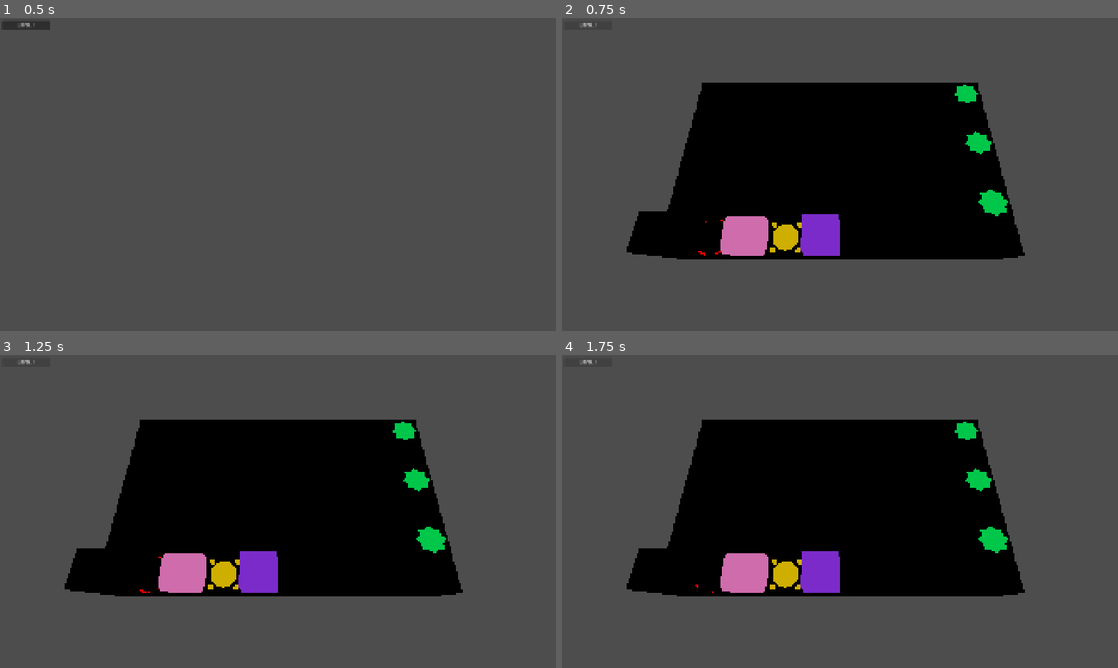
Above: before the commit, frames 1-4 (two rows, left to right).
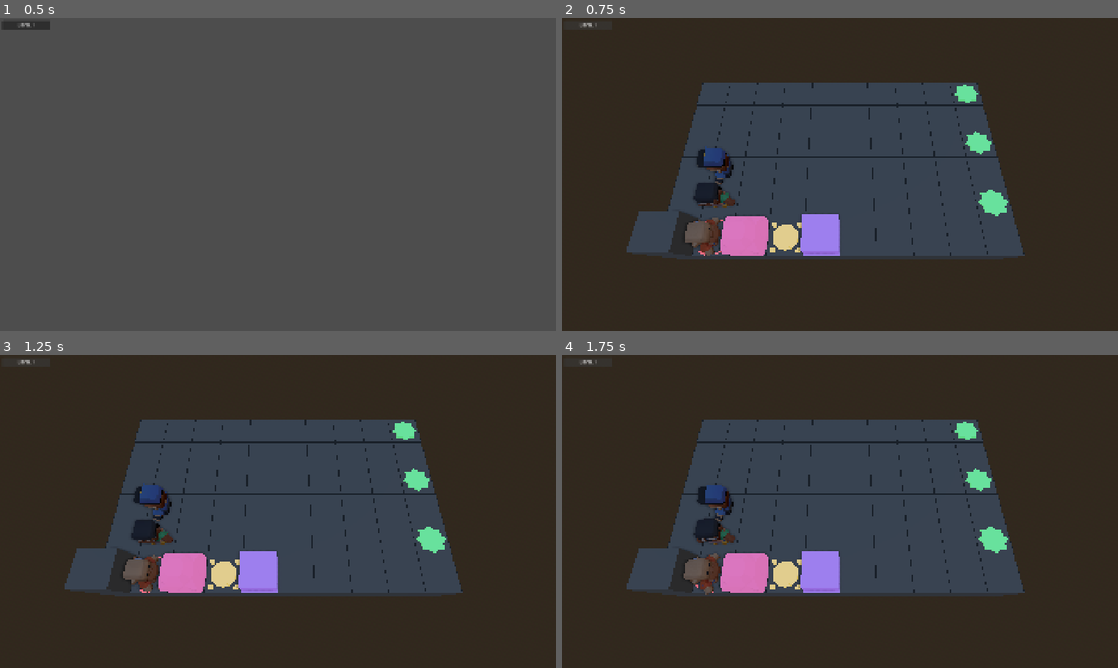
Above: after the commit, the same moments.

Repository: ggestein/jigsaw-of-the-sinking-star
Game: Godot game, scene res://scenes/tests/test_level_with_theme.tscn
Two runs of this game, one before a commit and one after it. Both use one fixed random seed, a clock stepped at 60 frames per second and the inputs below. This scene is started directly instead of the project's main scene.
Inputs:
- Up to frame 1 (0.5 s): no input
- Up to frame 2 (0.75 s): click "LEVEL 1" at 0.5 s
- Up to frame 3 (1.25 s): no input
- Up to frame 4 (1.75 s): click "LEVEL 1" at 1.25 s

Frame 1 is identical in both runs. In frame 2, 99% of the frame differs, in the area x 0-100%, y 0-100%; in frame 3, 99%; in frame 4, 99%.

Commit message:
add default world env for non-bg main game scene

Diff:
--- a/scenes/backgrounds/bg_1.tscn
+++ b/scenes/backgrounds/bg_1.tscn
@@ -17,25 +17,7 @@
 [ext_resource type="PackedScene" uid="uid://3bhv0tsiirde" path="res://arts/kenney_castle_kit/wall-narrow-wood-fence.glb" id="13_qorer"]
 [ext_resource type="PackedScene" uid="uid://bwjvj5wsrk2ce" path="res://arts/kenney_castle_kit/tower-square-base.glb" id="14_xaead"]
 [ext_resource type="PackedScene" uid="uid://bo048vwyduwjp" path="res://arts/kenney_castle_kit/tower-square-base-border.glb" id="15_uvacq"]
-
-[sub_resource type="ProceduralSkyMaterial" id="ProceduralSkyMaterial_5eusw"]
-
-[sub_resource type="Sky" id="Sky_8ldlj"]
-sky_material = SubResource("ProceduralSkyMaterial_5eusw")
-
-[sub_resource type="Environment" id="Environment_se8m8"]
-background_mode = 2
-sky = SubResource("Sky_8ldlj")
-ambient_light_source = 3
-ambient_light_color = Color(1, 1, 1, 1)
-ambient_light_energy = 0.0
-ssao_enabled = true
-ssao_radius = 1.6
-ssao_intensity = 3.19
-glow_enabled = true
-glow_intensity = 1.0
-glow_strength = 1.6
-glow_bloom = 0.01
+[ext_resource type="PackedScene" uid="uid://ctt3k0hpc4u7n" path="res://scenes/environment/default_world_environment.tscn" id="18_5eusw"]
 
 [node name="Bg1" type="Node3D" unique_id=2074501229]
 
@@ -174,8 +156,7 @@
 [node name="tower-square-mid-door2" parent="Decos" unique_id=1369243250 instance=ExtResource("10_7calo")]
 transform = Transform3D(-4.371139e-08, 0, -1, 0, 1, 0, 1, 0, -4.371139e-08, 1.5, 0, -3.5)
 
-[node name="WorldEnvironment" type="WorldEnvironment" parent="." unique_id=497420458]
-environment = SubResource("Environment_se8m8")
+[node name="WorldEnvironment" parent="." unique_id=1899066987 instance=ExtResource("18_5eusw")]
 
 [node name="DirectionalLight3D" type="DirectionalLight3D" parent="." unique_id=2034396879]
 transform = Transform3D(-0.8812433, 0.40164086, -0.2491884, 0, 0.52720106, 0.84974056, 0.47266293, 0.7488282, -0.4645924, 0, 0, 0)
--- /dev/null
+++ b/scenes/environment/default_world_environment.tscn
@@ -0,0 +1,23 @@
+[gd_scene format=3 uid="uid://ctt3k0hpc4u7n"]
+
+[sub_resource type="ProceduralSkyMaterial" id="ProceduralSkyMaterial_5eusw"]
+
+[sub_resource type="Sky" id="Sky_8ldlj"]
+sky_material = SubResource("ProceduralSkyMaterial_5eusw")
+
+[sub_resource type="Environment" id="Environment_se8m8"]
+background_mode = 2
+sky = SubResource("Sky_8ldlj")
+ambient_light_source = 3
+ambient_light_color = Color(1, 1, 1, 1)
+ambient_light_energy = 0.0
+ssao_enabled = true
+ssao_radius = 1.6
+ssao_intensity = 3.19
+glow_enabled = true
+glow_intensity = 1.0
+glow_strength = 1.6
+glow_bloom = 0.01
+
+[node name="WorldEnvironment" type="WorldEnvironment" unique_id=1899066987]
+environment = SubResource("Environment_se8m8")
--- a/scripts/main_game.gd
+++ b/scripts/main_game.gd
@@ -5,6 +5,7 @@
 const CAMERA_FOCUS_HEIGHT_FACTOR: float = 0.6
 const CAMERA_FOCUS_BACKWARD_FACTOR: float = 0.25
 const CAMERA_FOCUS_POSITION_Y_RATIO: float = 0.4
+const DEFAULT_WORLD_ENV_PATH: StringName = "res://scenes/environment/default_world_environment.tscn"
 
 class WinProcess:
 	var win_base_ticks: int
@@ -92,6 +93,8 @@
 			cube_inst.position.z = -(obs.y + 0.5)
 			cube_inst.scale = Vector3(1.0, 1.0, 1.0)
 			obstacle_node_map[obs_idx] = cube_inst
+		var default_env_inst = load(DEFAULT_WORLD_ENV_PATH).instantiate()
+		add_child(default_env_inst)
 	# setup characters
 	for chr_idx in range(0, len(game_instance_args.level_data.character_data)):
 		var chr_cls := game_instance_args.level_data.character_data[chr_idx]
